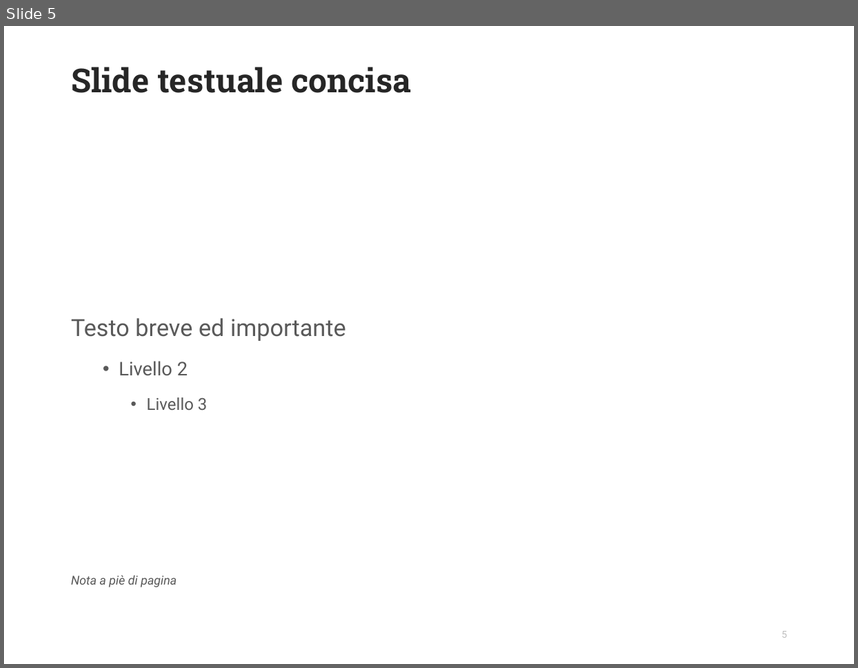
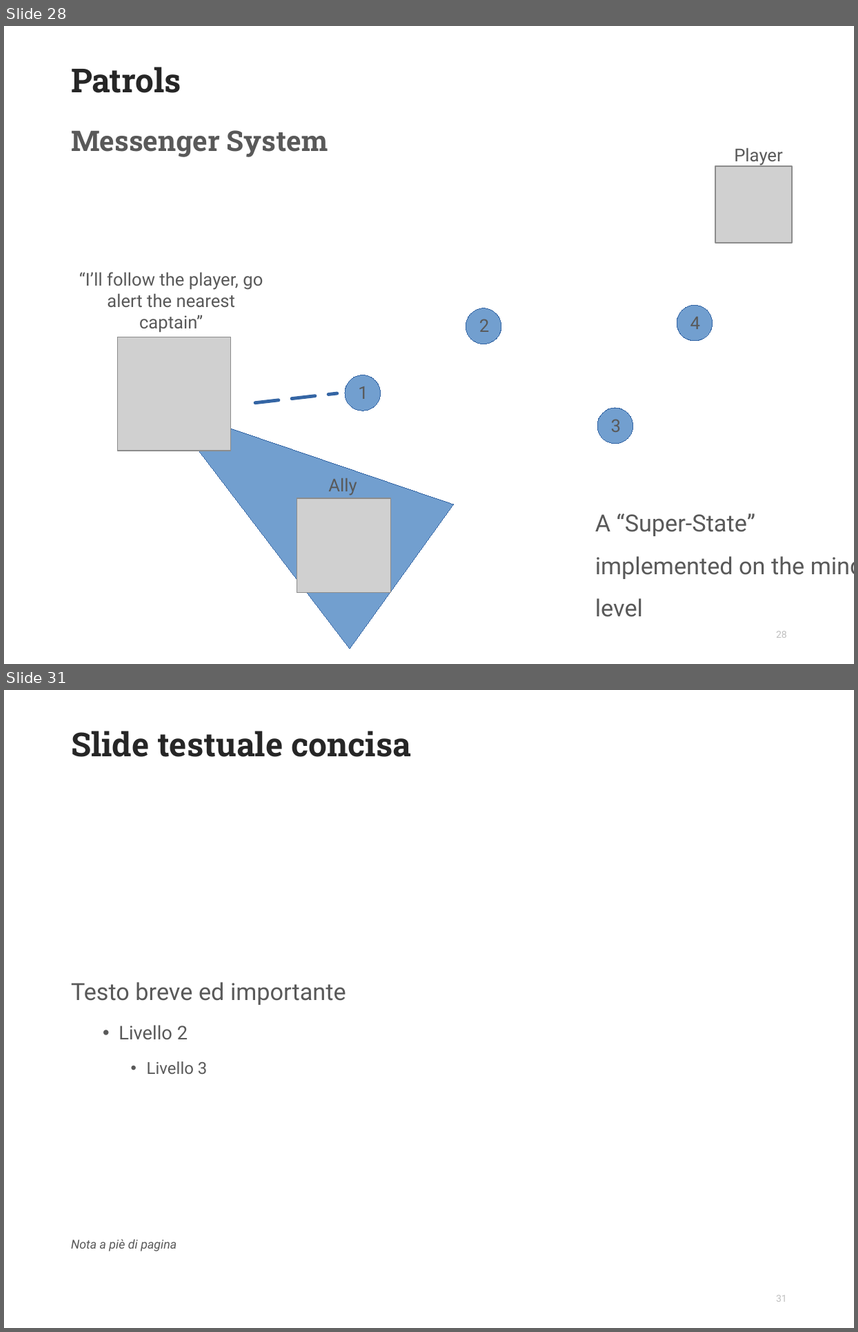
Before and after one commit to inkeaton/TakeThemOut, a slide deck: S4965918_SDAI_NLP_Slides.odp. Shown one above the other, each under a label of ours: slide 5 before the commit, slides 28 and 31 after it; the slides between them are not shown. The pictures are 858x668 and 858x1332 pixels, drawn with LibreOffice and Linux fonts; fonts in the diff are those of the drawing; grey boxes stand for pictures; background and template pictures are left out. Boxes give left, top, right and bottom in pixels: in the first picture for what was removed or moved away, otherwise in the second. Text is boxed around its words. In the diff, an @@ line names an element or a change of style, - is before the commit and + after.

```diff
--- a/S4965918_SDAI_NLP_Slides.odp
+++ b/S4965918_SDAI_NLP_Slides.odp
@@ slide 28 added at [4,26,854,664], background #FFFFFF @@
@@ title added at [71,67,181,93], 28 pt, text #262626, bold @@
+Patrols
@@ text added at [71,130,328,157], 24 pt, text #595959, bold @@
+Messenger System
@@ text added at [734,147,782,165], 15 pt, text #595959 @@
+Player
@@ picture added at [715,166,792,243] @@
@@ text added at [79,272,263,332], 15 pt, text #595959 @@
+“I’ll follow the player, go alert the nearest captain”
@@ ellipse added at [466,308,501,344], fill #729FCF, outline #3465A4 0 pt @@
@@ ellipse added at [677,305,712,341], fill #729FCF, outline #3465A4 0 pt @@
@@ triangle added at [113,333,453,648], fill #729FCF, outline #3465A4 0 pt @@
@@ text added at [479,319,489,332], 15 pt, text #595959 @@
+2
@@ text added at [691,316,700,329], 15 pt, text #595959 @@
+4
@@ picture added at [117,337,230,450] @@
@@ ellipse added at [345,374,381,410], fill #729FCF, outline #3465A4 0 pt @@
@@ line added from (256, 403) to (337, 393), #3465A4 2.83 pt dashed @@
@@ text added at [358,386,368,399], 15 pt, text #595959 @@
+1
@@ ellipse added at [597,408,633,443], fill #729FCF, outline #3465A4 0 pt @@
@@ text added at [611,419,621,432], 15 pt, text #595959 @@
+3
@@ text added at [328,478,357,495], 15 pt, text #595959 @@
+Ally
@@ picture added at [297,498,391,592] @@
@@ text added at [595,513,854,617], 20 pt, text #595959 @@
+A “Super-State” implemented on the mind’s level
@@ page number added at [776,630,787,637], 8.2 pt, text #BFBFBF @@
+28
@@ what was slide 5 is now slide 31 @@
@@ page number at [776,1294,787,1301]: text changed @@
-5
+31
```
Also in this commit, not shown: 1 slide changed, 27 other slides added, 2 slides removed, 9 other files.
